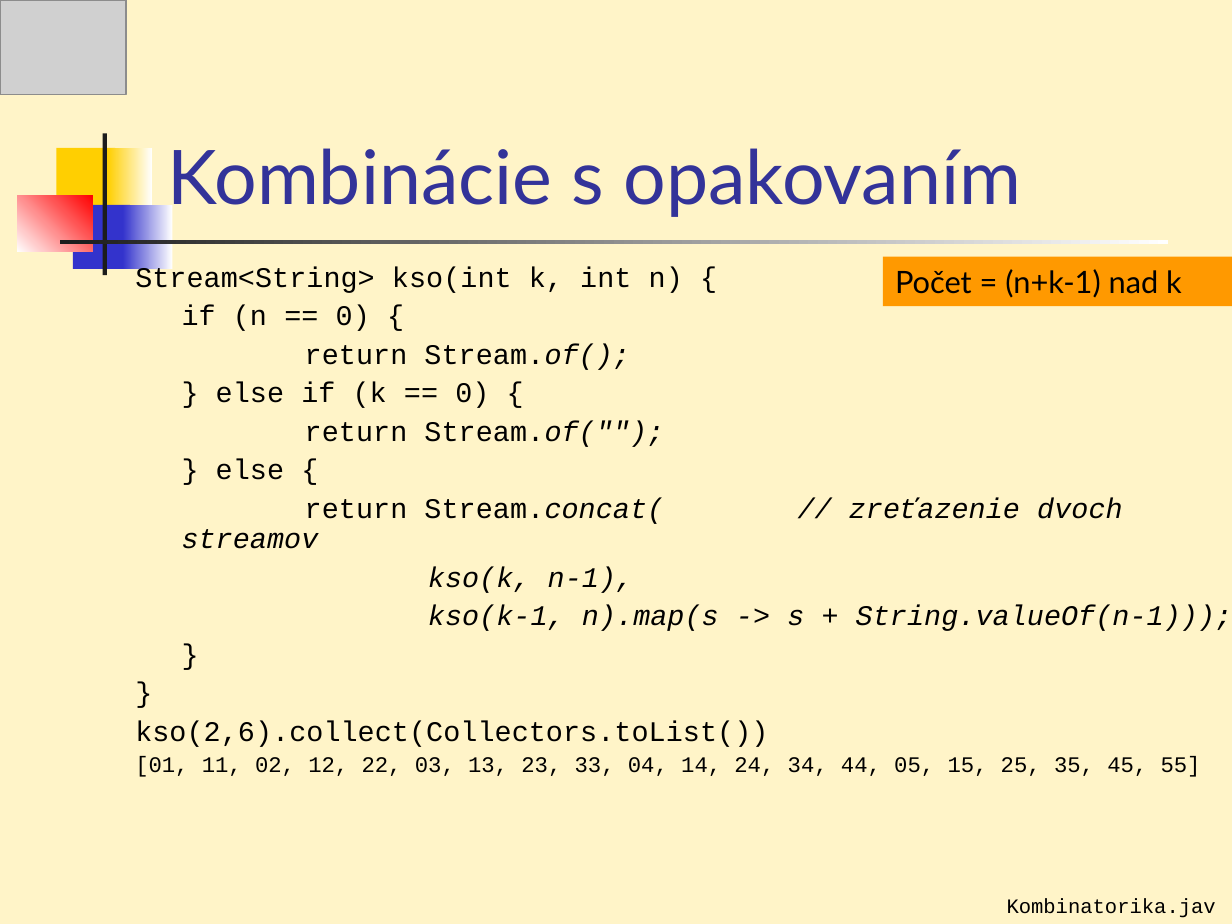
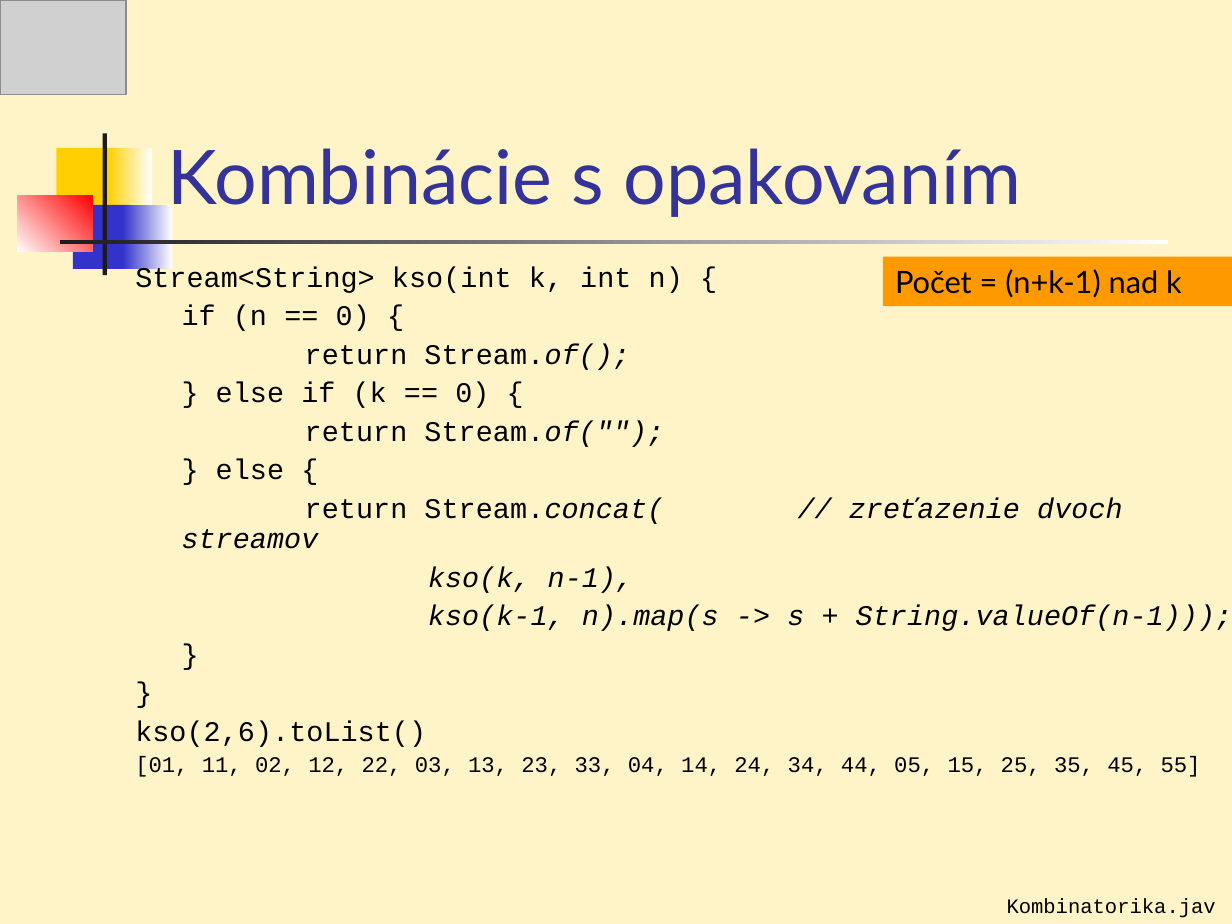
Before and after one commit to Programovanie4/Prednasky, a slide deck: slide 41 of 07/07_java.ppt. Drawn at 1232x924 pixels with LibreOffice and Linux fonts; fonts in the diff are those of the drawing; grey boxes stand for pictures. Boxes give left, top, right and bottom in pixels: in the first picture for what was removed or moved away, otherwise in the second. Text is boxed around its words. In the diff, an @@ line names an element or a change of style, - is before the commit and + after.

```diff
--- a/07/07_java.ppt
+++ b/07/07_java.ppt
@@ text at bbox=[135, 720, 426, 747]: text changed @@
-kso(2,6).collect(Collectors.toList())
+kso(2,6).toList()
```
Also in this commit, not shown: 12 other slides changed, 3 other files.
